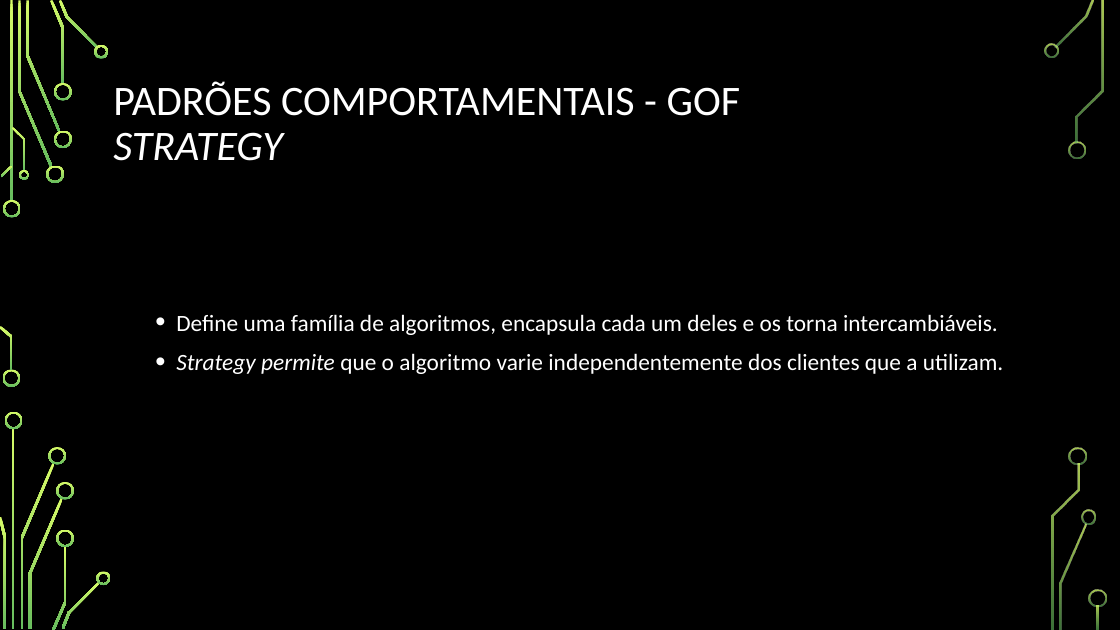
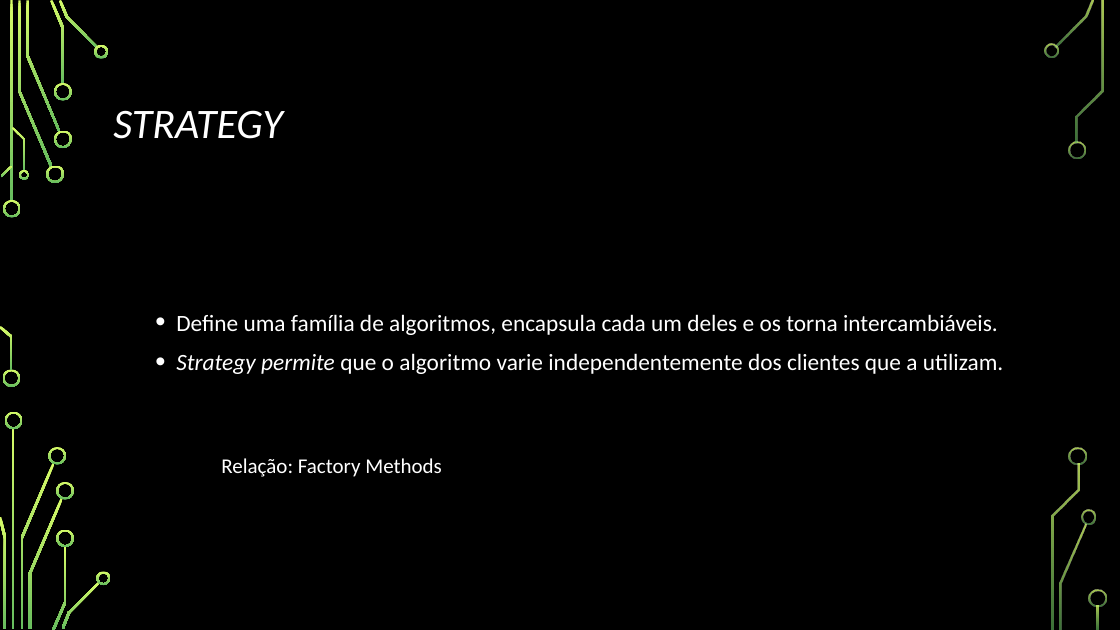
Before and after one commit to Emeson-Santos/Seminario-de-Engenharia---padroes-GoF, a slide deck: slide 44 of PADRÃO DE PROJETO (STRATEGY E INTERPRETER).PPTX (slide 39 before the commit). Drawn at 1120x630 pixels with LibreOffice and Linux fonts; fonts in the diff are those of the drawing; background and template pictures are left out. Boxes give left, top, right and bottom in pixels: in the first picture for what was removed or moved away, otherwise in the second. Text is boxed around its words. In the diff, an @@ line names an element or a change of style, - is before the commit and + after.

```diff
--- a/PADRÃO DE PROJETO (STRATEGY E INTERPRETER).PPTX
+++ b/PADRÃO DE PROJETO (STRATEGY E INTERPRETER).PPTX
@@ title at <box>113,110,283,139</box>: text changed; italic on @@
-PADRÕES COMPORTAMENTAIS - GOF
-STRATEGY
+STRATEGY
@@ text added at <box>221,458,442,477</box>, 18 pt, text #FFFFFF @@
+Relação: Factory Methods
```
Also in this commit, not shown: 12 other slides changed, 6 slides added.
